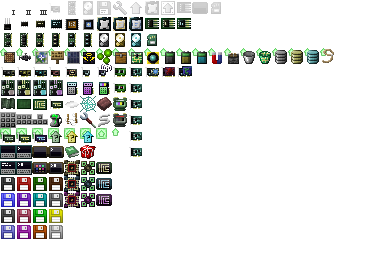
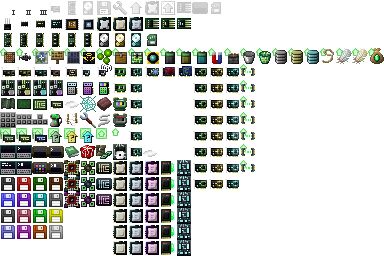
Layer changes from the first 384 x 256 image to the second:
painted on "items" (2nd of 2, in "items") over [left=96, top=48, right=384, bottom=256]
